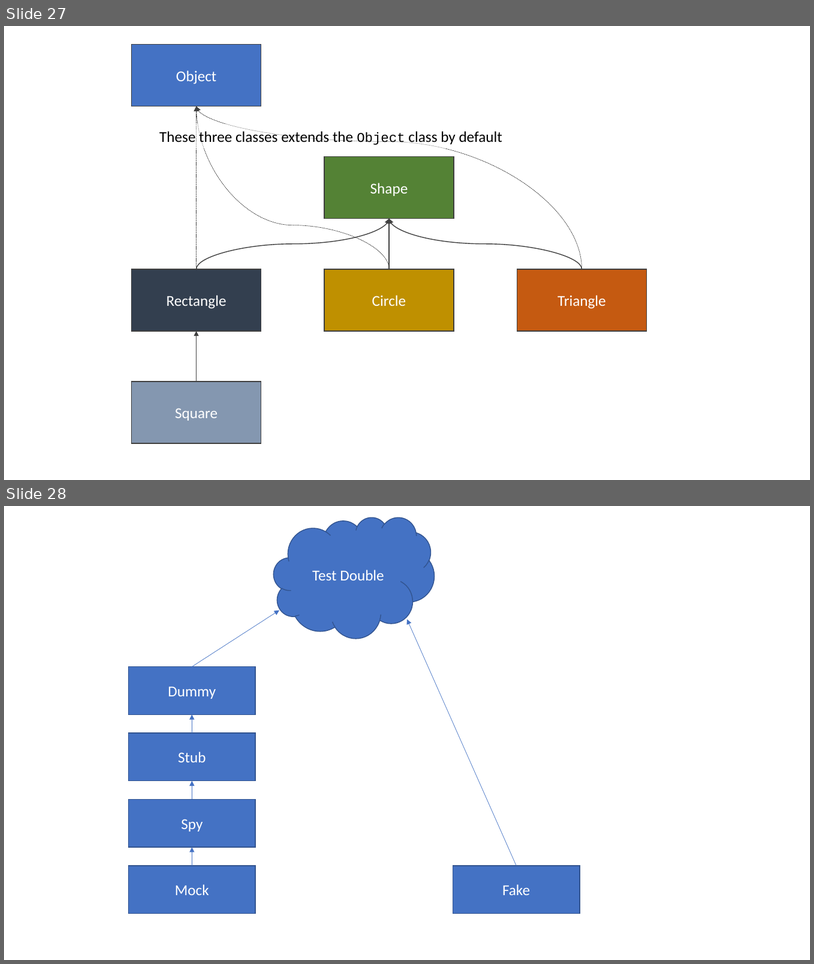
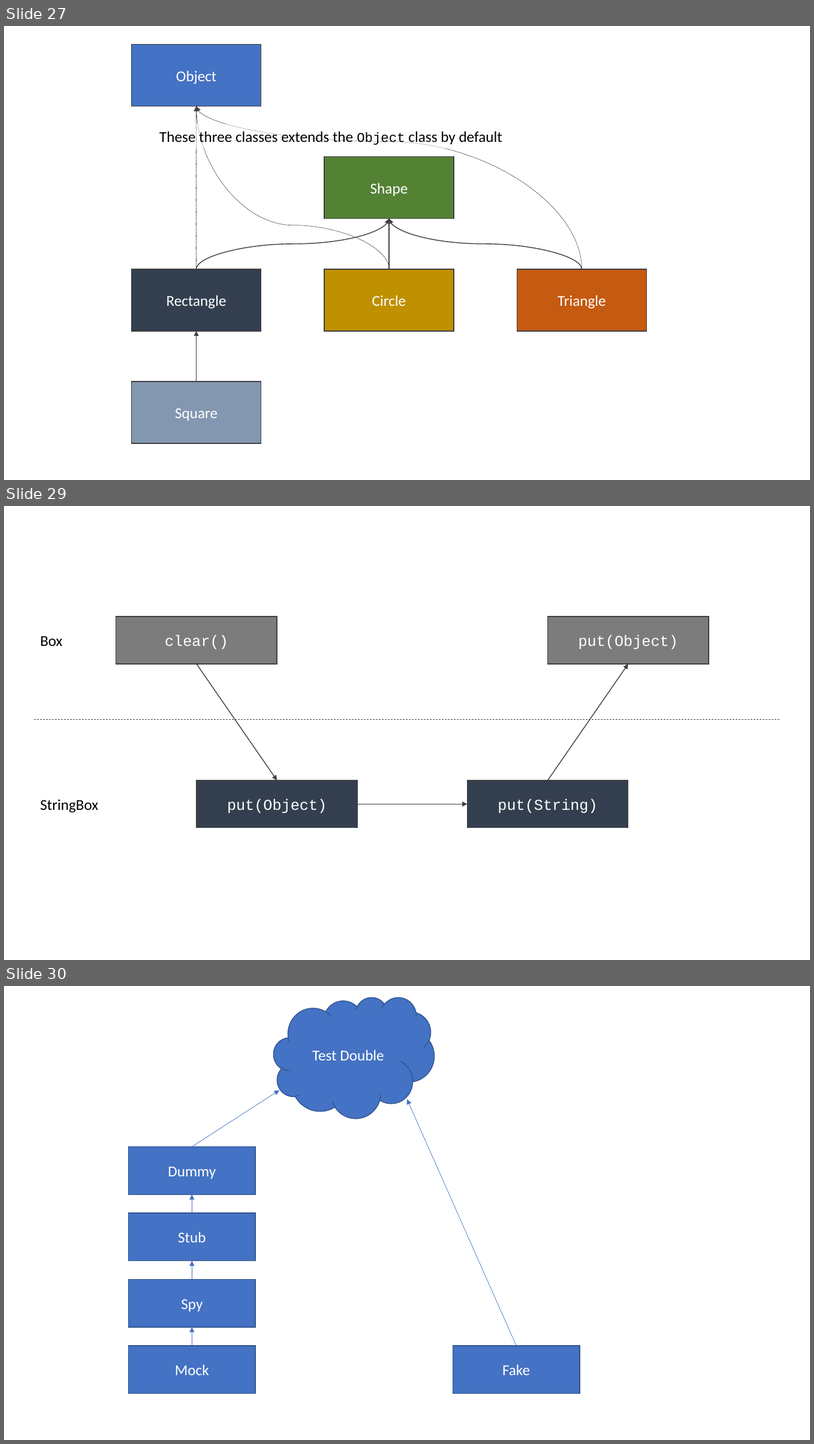
Before and after one commit to albertattard/java-boot-camp, a slide deck: assets/images/Images.pptx. Shown one above the other, each under a label of ours: slides 27 and 28 before the commit, slides 27, 29 and 30 after it; the slides between them are not shown. The pictures are 814x964 and 814x1444 pixels, drawn with LibreOffice and Linux fonts; fonts in the diff are those of the drawing. Boxes give left, top, right and bottom in pixels: in the first picture for what was removed or moved away, otherwise in the second. Text is boxed around its words. In the diff, an @@ line names an element or a change of style, - is before the commit and + after.

```diff
--- a/assets/images/Images.pptx
+++ b/assets/images/Images.pptx
@@ slide 29 added at [4,506,810,960], background #FFFFFF @@
@@ rectangle added at [116,617,277,664], fill #7C7C7C, outline #404040 1 pt, 18 pt, text #FFFFFF @@
+clear()
@@ rectangle added at [548,617,709,664], fill #7C7C7C, outline #404040 1 pt, 18 pt, text #FFFFFF @@
+put(Object)
@@ text added at [40,636,62,646], 18 pt, text #000000 @@
+Box
@@ arrow added from (197, 664) to (278, 780), #404040 1 pt @@
@@ arrow added from (548, 780) to (629, 664), #404040 1 pt @@
@@ line added from (34, 719) to (782, 719), #404040 0.5 pt dashed @@
@@ rectangle added at [197,780,357,827], fill #333F50, outline #404040 1 pt, 18 pt, text #FFFFFF @@
+put(Object)
@@ rectangle added at [467,780,629,827], fill #333F50, outline #404040 1 pt, 18 pt, text #FFFFFF @@
+put(String)
@@ text added at [40,799,98,813], 18 pt, text #000000 @@
+StringBox
@@ arrow added from (358, 804) to (467, 804), #404040 1 pt @@
@@ what was slide 28 is now slide 30 @@
```
Also in this commit, not shown: 1 other slide added, 5 other files.
